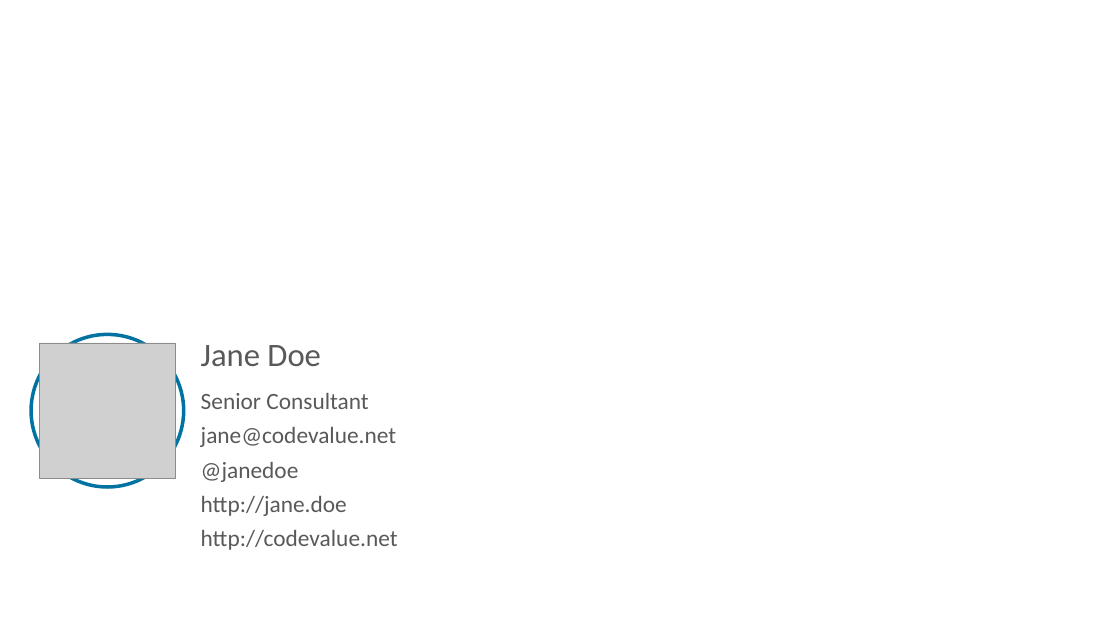
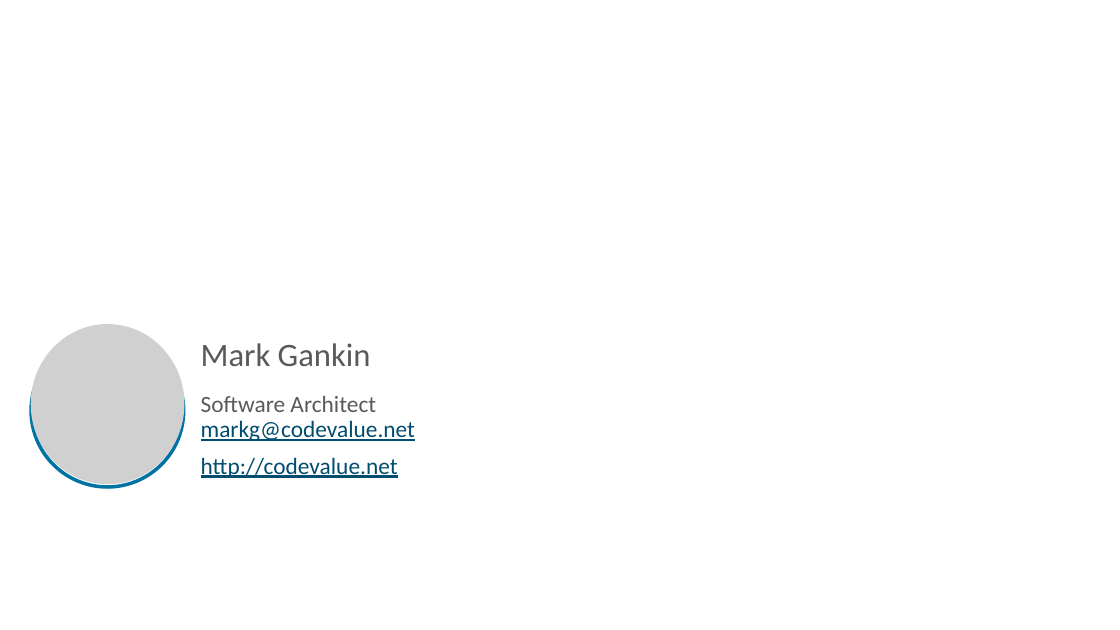
Before and after one commit to MarkG/architecture-next-2025, a slide deck: slide 11 of presentation/Vibe Coding.pptx (slide 8 before the commit). Drawn at 1120x630 pixels with LibreOffice and Linux fonts; fonts in the diff are those of the drawing; grey boxes stand for pictures; background and template pictures are left out. Boxes give left, top, right and bottom in pixels: in the first picture for what was removed or moved away, otherwise in the second. Text is boxed around its words. In the diff, an @@ line names an element or a change of style, - is before the commit and + after.

Commit message:
Presentation v2

```diff
--- a/presentation/Vibe Coding.pptx
+++ b/presentation/Vibe Coding.pptx
@@ picture: place and size @@
-picture at [39, 343, 175, 478]
+picture at [31, 324, 185, 485]
@@ text at [201, 343, 371, 366]: text changed @@
-Jane Doe
+Mark Gankin
@@ text at [201, 396, 415, 441]: text changed; text colour #595959 to #004D71 @@
-Senior Consultant
-jane@codevalue.net
-@janedoe
-http://jane.doe
+Software Architect
+markg@codevalue.net
@@ text at [201, 457, 398, 478]: text colour #595959 to #004D71, underline on in "http://codevalue.net"; line spacing 0.8 to 0.9 @@
```
Also in this commit, not shown: 5 slides added, 2 slides removed, 3 other files.
